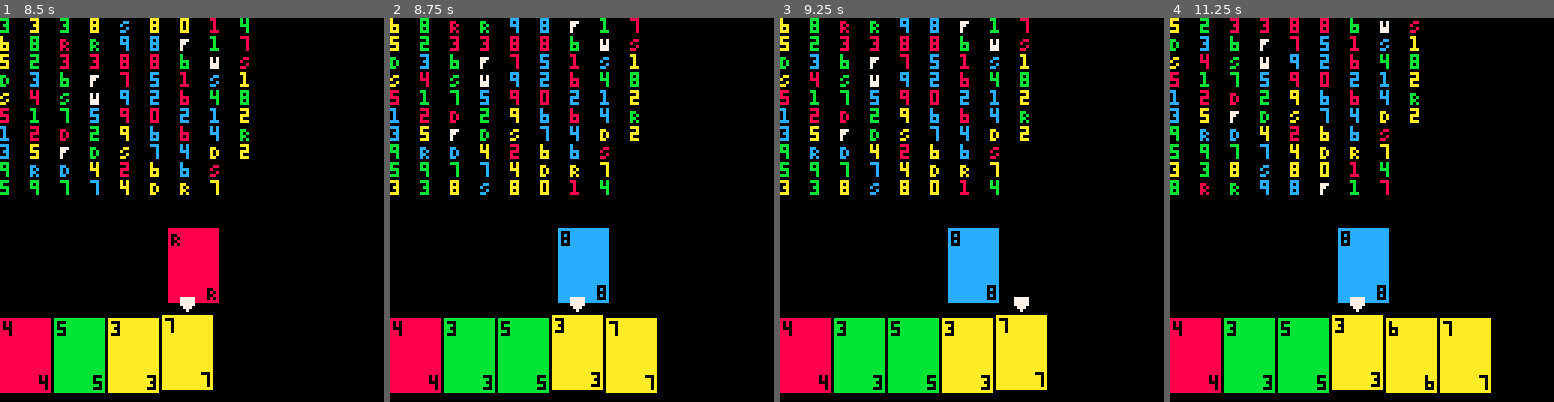
Above: before the commit, frames 1-4 (left to right).
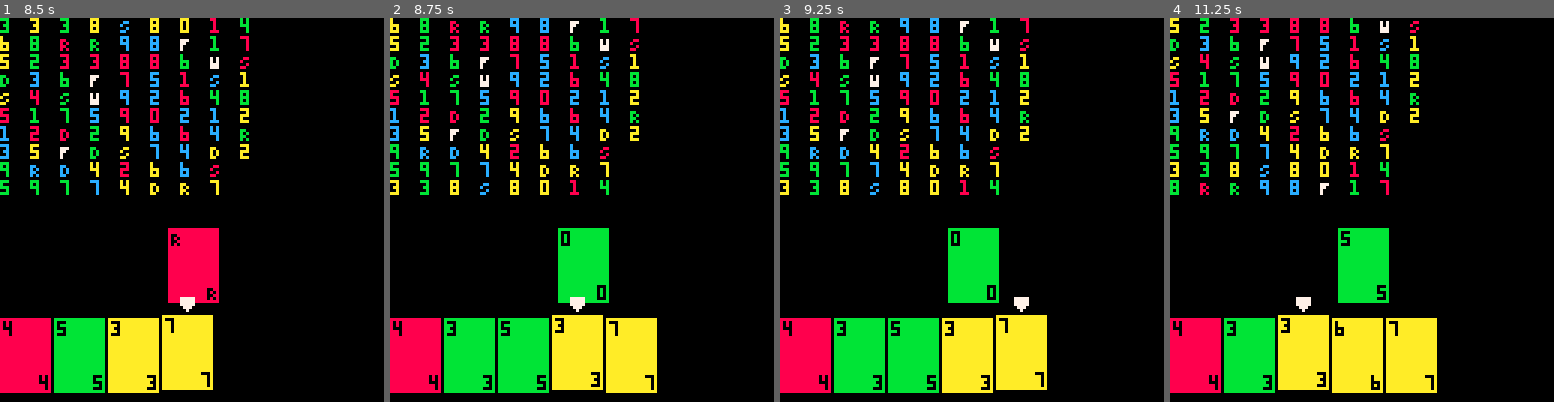
Above: after the commit, the same moments.

Repository: jakeharris/picuno
Game: PICO-8 cartridge carts/picuno.p8
Same seed, same stepped clock (60 frames per second), same inputs: the game is played once before the commit and once after it.
Inputs:
- Up to frame 1 (8.5 s): tap O (Z key) at 0.7, 1.7, 2.1, 2.5, 2.9, 3.3, 3.7, 4.1, 4.5, 4.9, 5.3, 5.7, 6.1, 6.5, 6.9, 7.3, 7.7, 8.1 s; hold Right 1.6-2.1 s; hold Up 2.15-2.42 s; hold Right 2.47-3.03 s; hold Left 3.08-3.58 s; hold Down 3.63-3.97 s; hold Right 4.02-4.68 s; hold Up 4.73-5.03 s; hold Left 5.08-5.68 s; hold Down 5.73-6.03 s; hold Right 6.08-6.58 s; hold Right 6.63-7.13 s; hold Up 7.18-7.45 s; hold Right 7.5-8.07 s; hold Left from 8.12 s (still down)
- Up to frame 2 (8.75 s): tap O (Z key) at 8.5 s; release Left at 8.62 s; hold Down from 8.67 s (still down)
- Up to frame 3 (9.25 s): tap O (Z key) at 8.9 s; release Down at 9 s; hold Right from 9.05 s (still down)
- Up to frame 4 (11.25 s): tap O (Z key) every 0.4 s from 9.3 to 10.9 s; release Right at 9.72 s; hold Up 9.77-10.07 s; hold Left 10.12-10.72 s; hold Down 10.77-11.07 s; hold Right from 11.12 s (still down)

Frame 1 is identical in both runs. In frame 2, 2.4% of the frame differs, in the area x 43-58%, y 54-75%; in frame 3, 2.4%; in frame 4, 8.3%, in the area x 28-84%, y 54-98%.

Commit message:
Sort your hand if you draw 2 (or 4)

Diff:
--- a/carts/picuno.p8
+++ b/carts/picuno.p8
@@ -341,12 +341,14 @@
     increment_player()
     add(hands[current_player], draw(deck))
     add(hands[current_player], draw(deck))
+    sort(hands[current_player], compare_cards)
   elseif last_card.rank == 14 then -- wild draw four
     increment_player()
     add(hands[current_player], draw(deck))
     add(hands[current_player], draw(deck))
     add(hands[current_player], draw(deck))
     add(hands[current_player], draw(deck))
+    sort(hands[current_player], compare_cards)
   end
   increment_player()
 end
